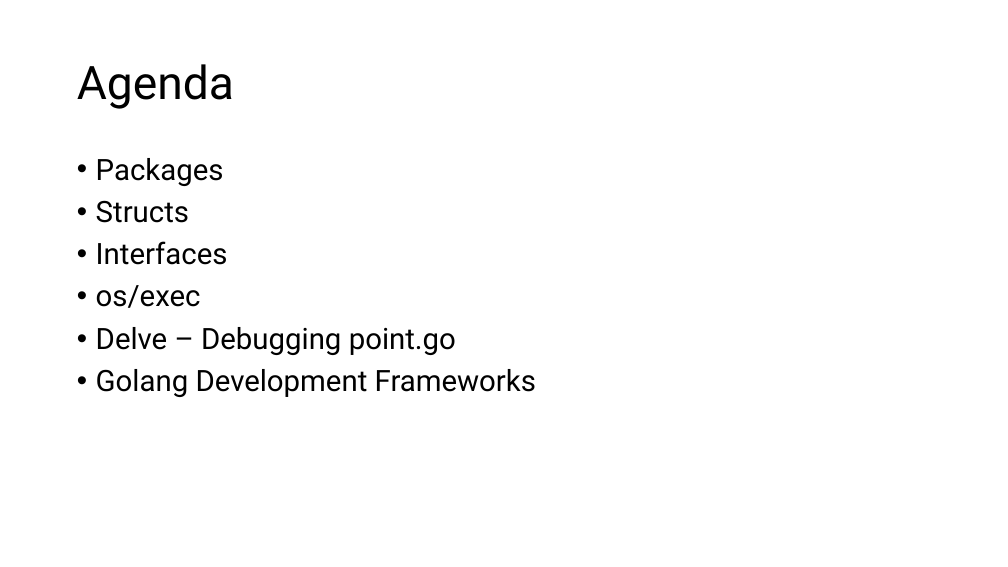
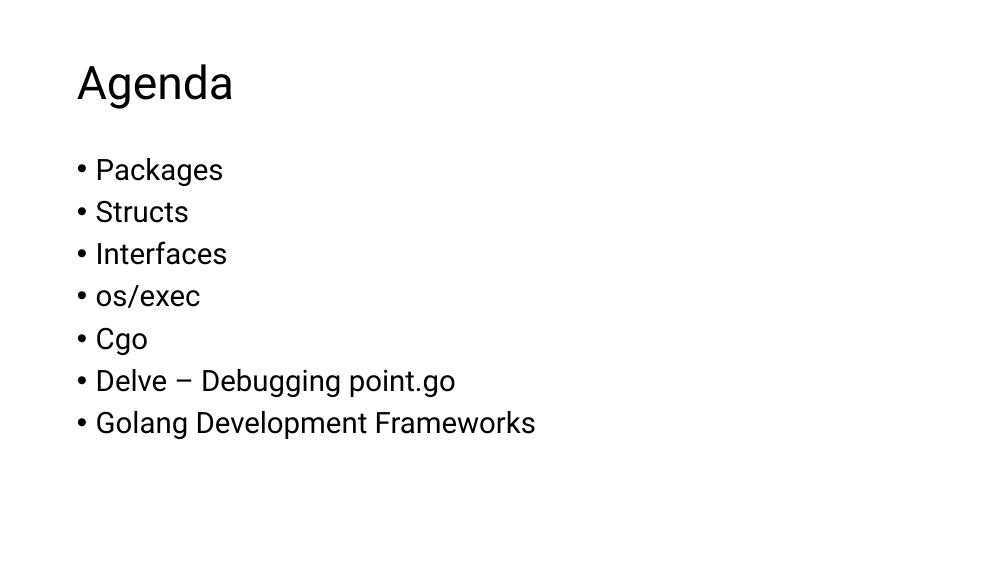
Before and after one commit to AlnaberA/golang_tutorial_projects, a slide deck: slide 2 of assets/powerpoints/golang2.pptx. Drawn at 1008x567 pixels with LibreOffice and Linux fonts; fonts in the diff are those of the drawing. Boxes give left, top, right and bottom in pixels: in the first picture for what was removed or moved away, otherwise in the second. Text is boxed around its words. In the diff, an @@ line names an element or a change of style, - is before the commit and + after.

```diff
--- a/assets/powerpoints/golang2.pptx
+++ b/assets/powerpoints/golang2.pptx
@@ text at <box>96,327,148,355</box>: paragraph added @@
+• Cgo
```
Also in this commit, not shown: 2 other slides changed, 1 slide added, 1 slide removed.
